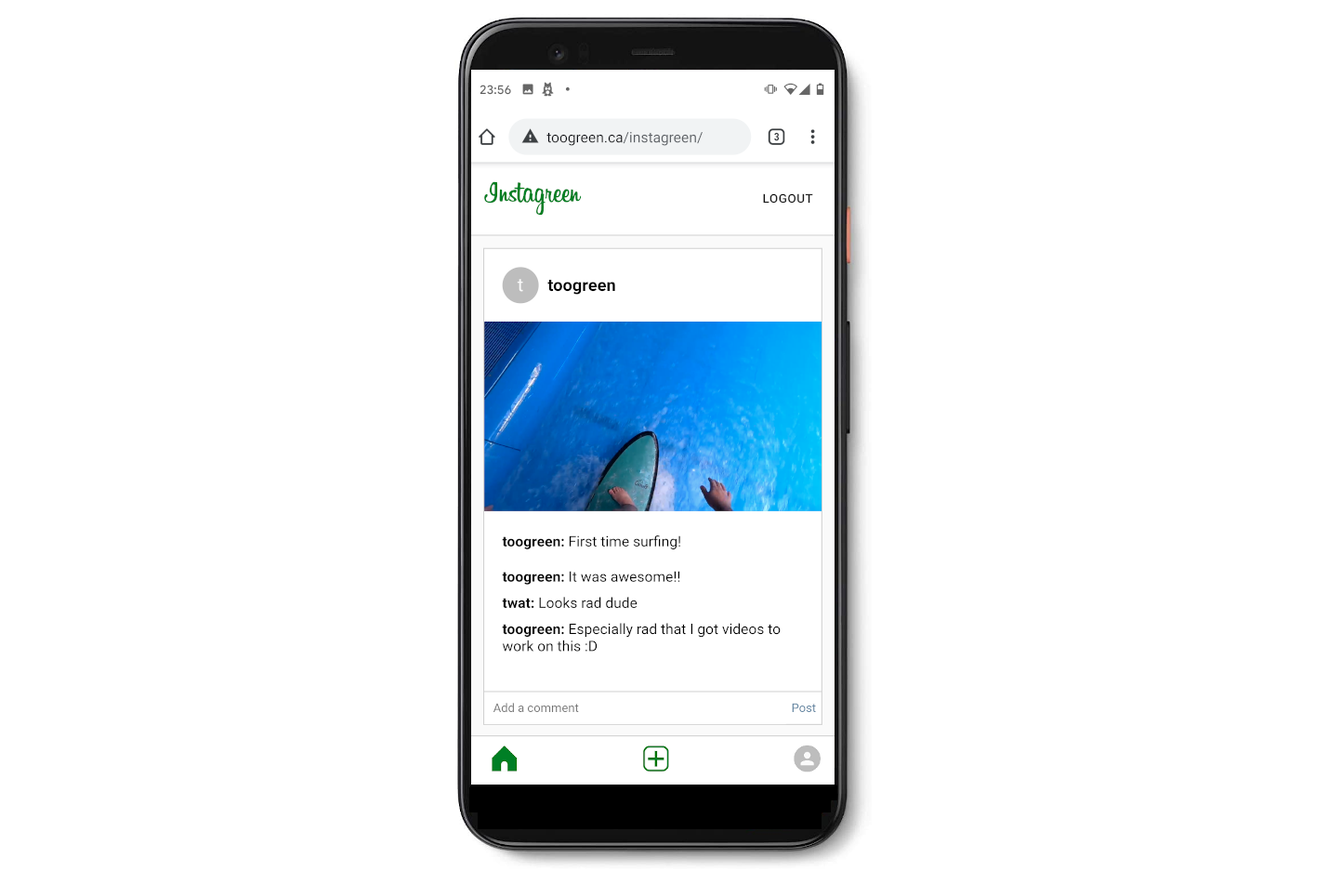
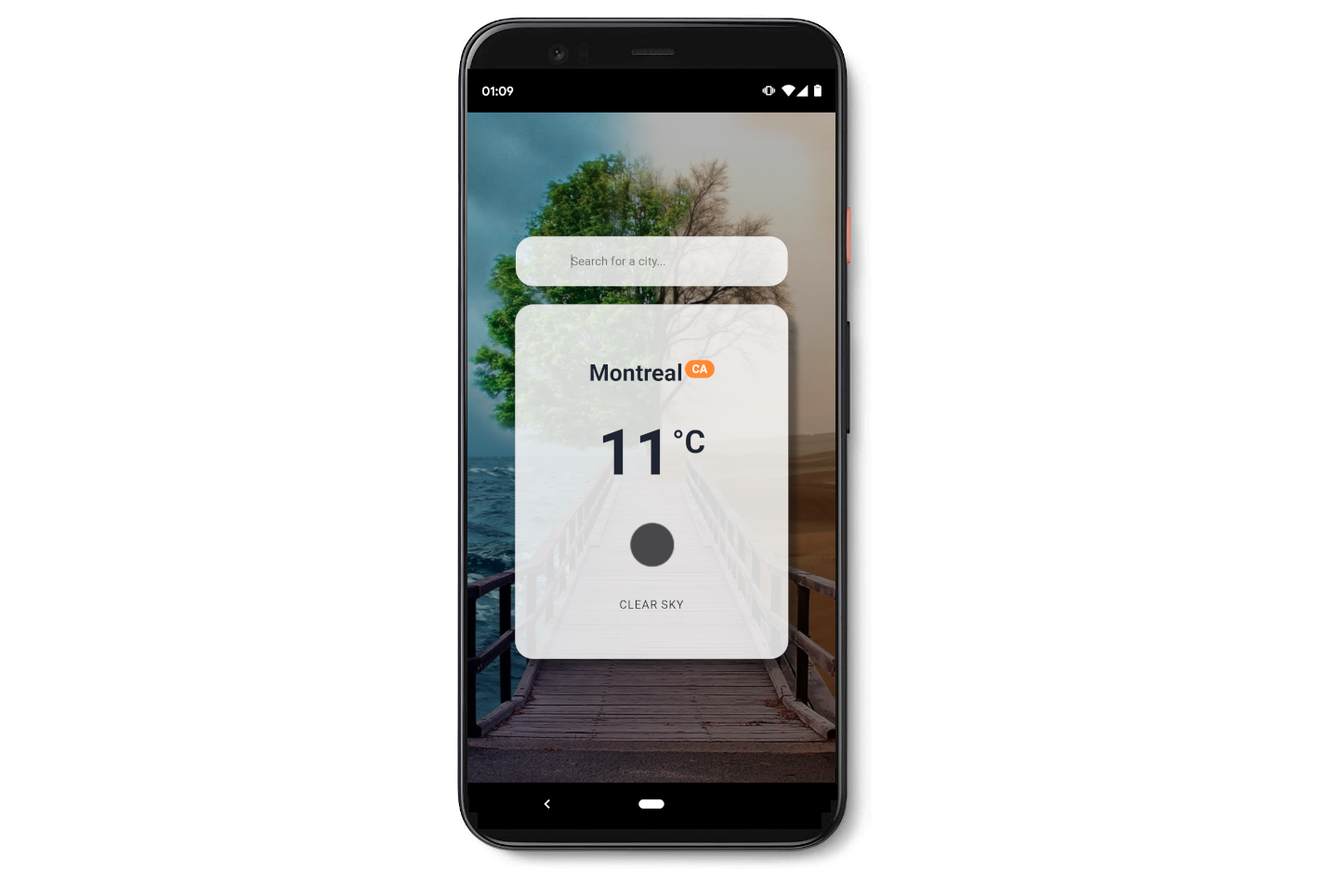
Comparing the layer stacks of the two (1341, 871) images. Changes:
added layer "weather app" above "Screenshot_20200823-211640.png" over [467, 68, 836, 809]
hid "Screenshot_20200822-235624.png" over [467, 68, 836, 809]
